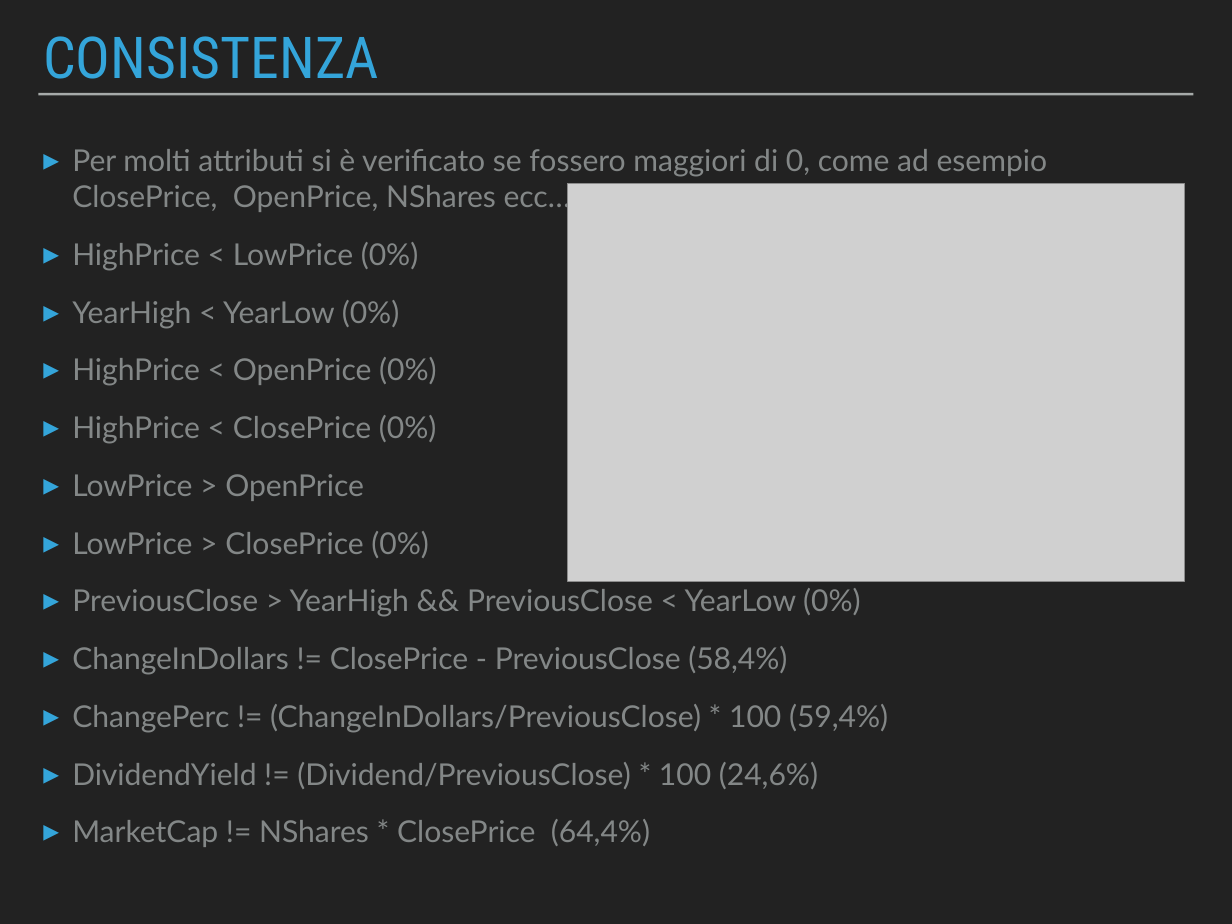
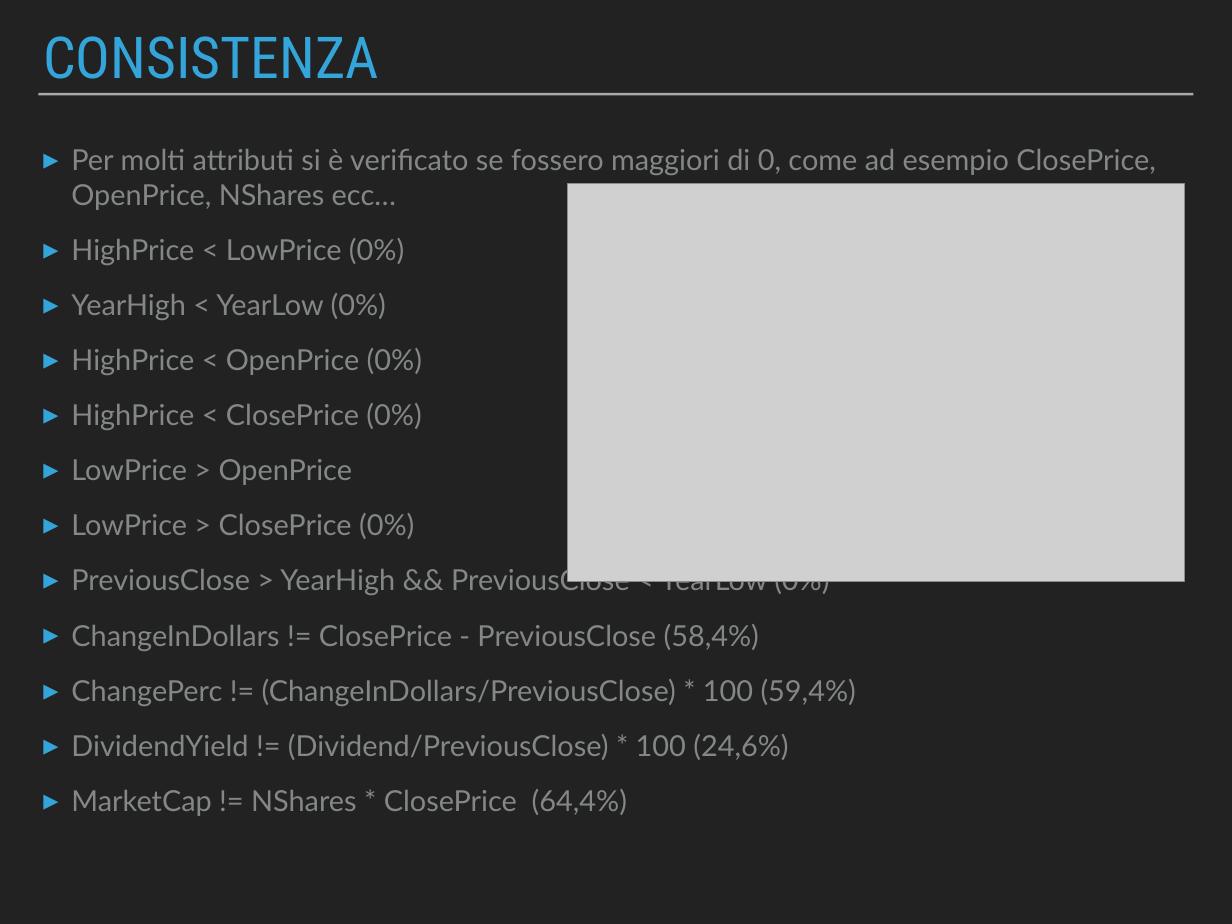
Before and after one commit to Beltra97/Unimib_ArchitettureDati, a slide deck: slide 11 of PresentazionePowerPoint.pptx. Drawn at 1232x924 pixels with LibreOffice and Linux fonts; fonts in the diff are those of the drawing; grey boxes stand for pictures. Boxes give left, top, right and bottom in pixels: in the first picture for what was removed or moved away, otherwise in the second. Text is boxed around its words. In the diff, an @@ line names an element or a change of style, - is before the commit and + after.

```diff
--- a/PresentazionePowerPoint.pptx
+++ b/PresentazionePowerPoint.pptx
@@ text "Per molti attributi si è ..." at bbox=[71, 149, 1156, 816]: size 25 to 24 pt; indent changed; less space between paragraphs @@
```
Also in this commit, not shown: 11 other slides changed, 2 other files.
